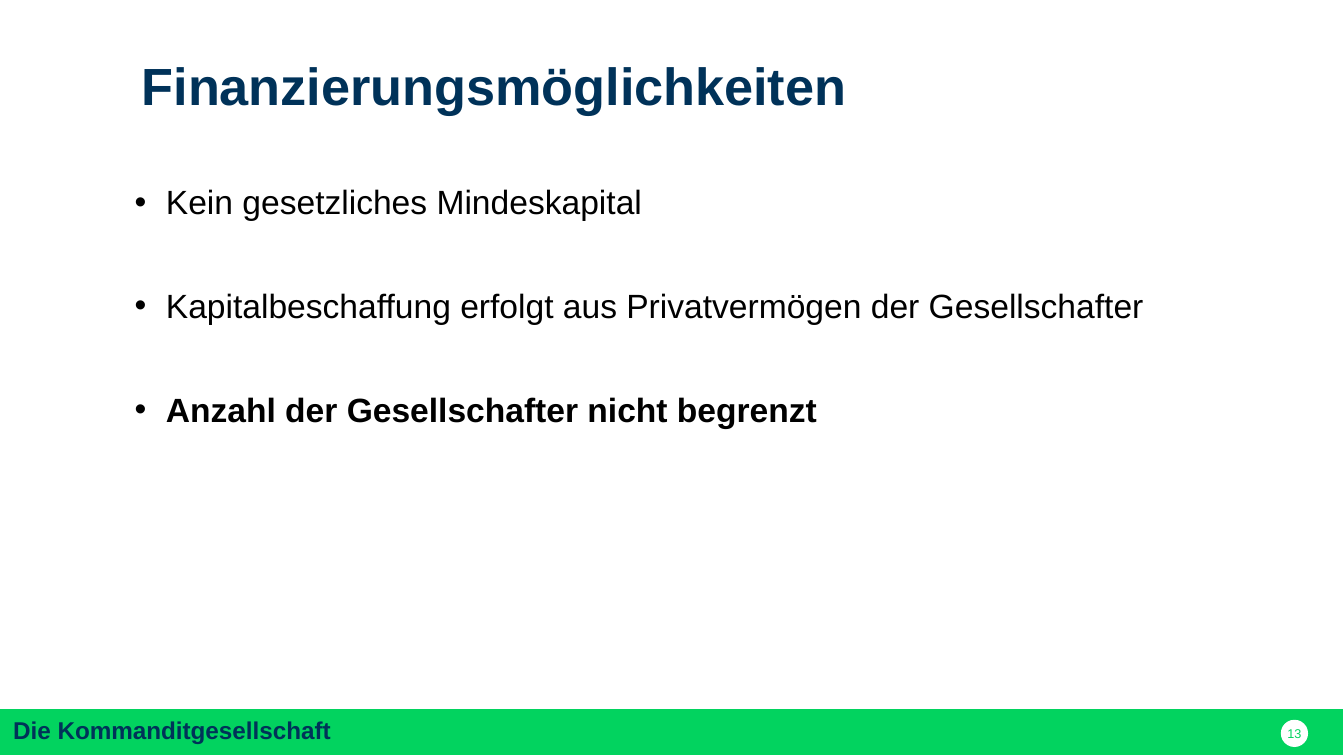
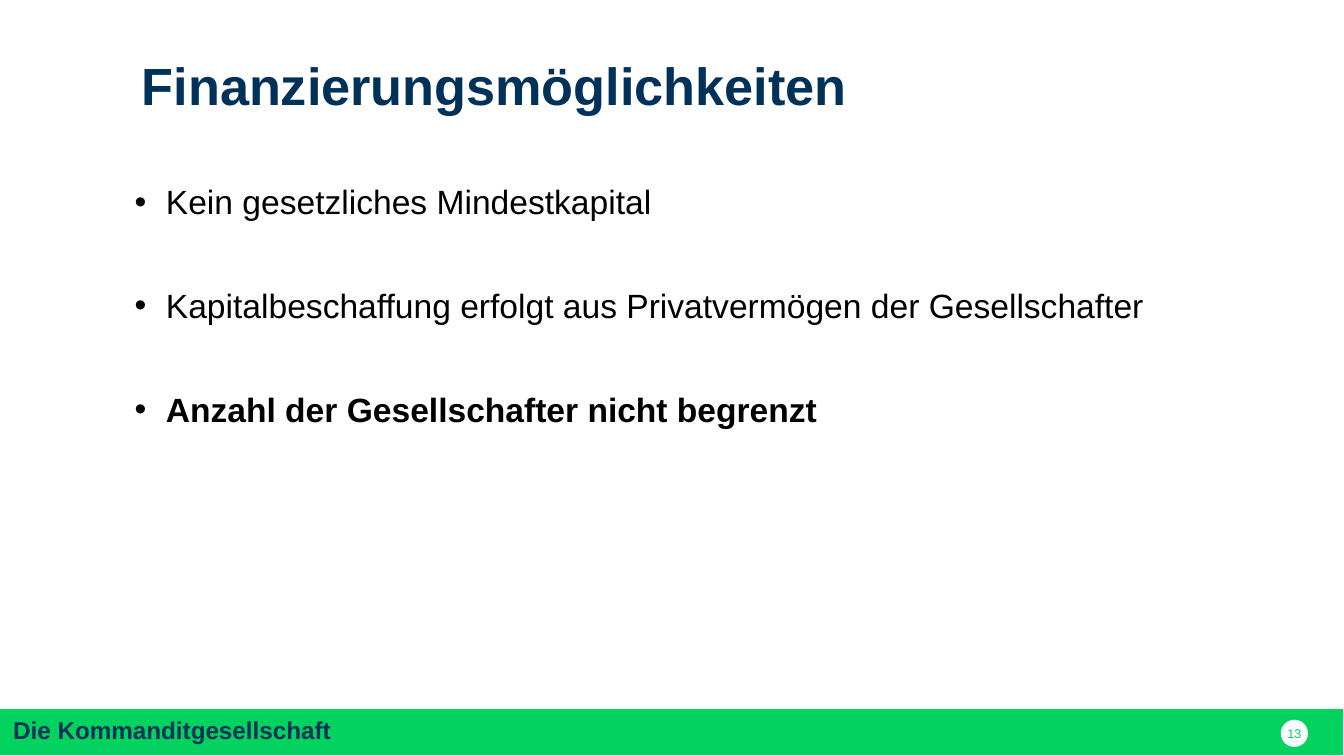
Before and after one commit to nodeg/exercises, a slide deck: slide 13 of FINAL_Referat_BWP_FINAL.pptx. Drawn at 1344x756 pixels with LibreOffice and Linux fonts; fonts in the diff are those of the drawing. Boxes give left, top, right and bottom in pixels: in the first picture for what was removed or moved away, otherwise in the second. Text is boxed around its words. In the diff, an @@ line names an element or a change of style, - is before the commit and + after.

```diff
--- a/FINAL_Referat_BWP_FINAL.pptx
+++ b/FINAL_Referat_BWP_FINAL.pptx
@@ text at <box>166,189,652,220</box>: text changed @@
-• Kein gesetzliches Mindeskapital
+• Kein gesetzliches Mindestkapital
```
Also in this commit, not shown: 9 other slides changed, 1 slide added, 3 slides removed.
